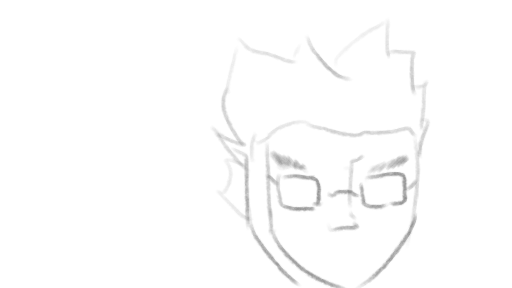
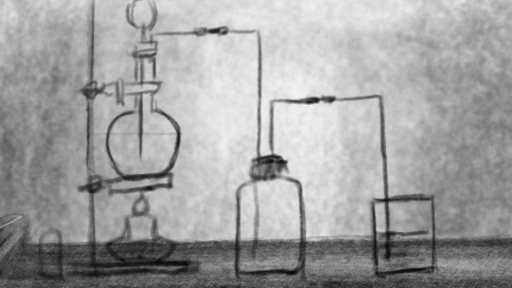
Two versions of the same layered image (512x288). Layer-by-layer changes:
added layer "equipment" above "table" over [0, 0, 448, 288]
renamed "Paint Layer 1" to "table", painted on it over [0, 0, 512, 288]
added layer "background" above "Background" over [0, 0, 512, 288]
